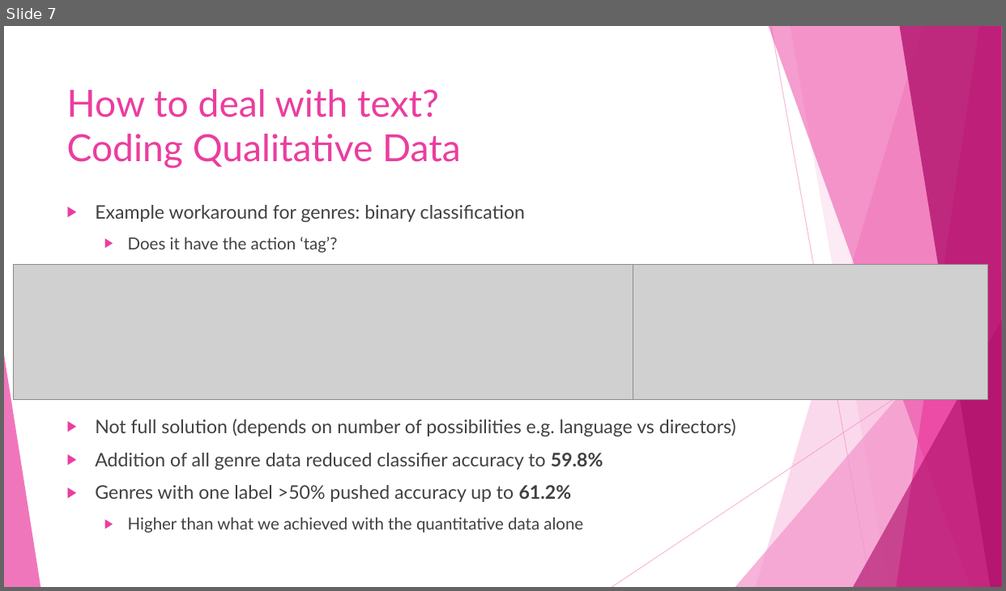
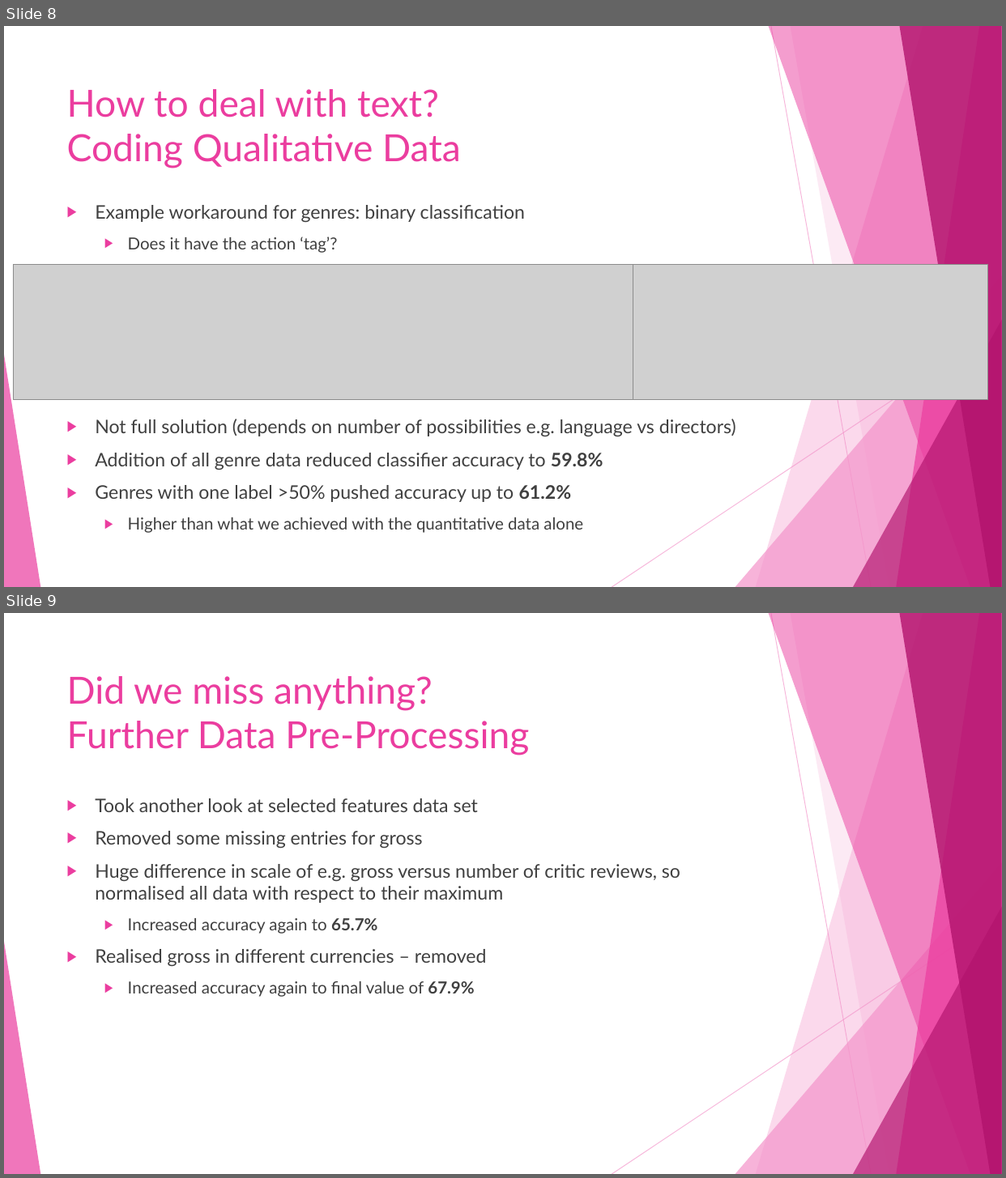
Before and after one commit to katjad/iris-robot-imdb, a slide deck: IMDb Data Exploration & Machine Learning.pptx. Shown one above the other, each under a label of ours: slide 7 before the commit, slides 8 and 9 after it. The pictures are 1006x591 and 1006x1178 pixels, drawn with LibreOffice and Linux fonts; fonts in the diff are those of the drawing; grey boxes stand for pictures. Boxes give left, top, right and bottom in pixels: in the first picture for what was removed or moved away, otherwise in the second. Text is boxed around its words. In the diff, an @@ line names an element or a change of style, - is before the commit and + after.

```diff
--- a/IMDb Data Exploration & Machine Learning.pptx
+++ b/IMDb Data Exploration & Machine Learning.pptx
@@ slide 9 added at [4, 613, 1002, 1174], background #FFFFFF; not listed: 10 template elements that a slide beside it also shows @@
@@ title added at [67, 676, 529, 756], 36 pt, text #EB3D9F @@
+Did we miss anything?
+Further Data Pre-Processing
@@ text added at [95, 798, 680, 997], 18 pt, text #404040 @@
+▶ Took another look at selected features data set
+▶ Removed some missing entries for gross
+▶ Huge difference in scale of e.g. gross versus number of critic reviews, so normalised all data with respect to their maximum
+  ▶ Increased accuracy again to 65.7%
+▶ Realised gross in different currencies – removed
+  ▶ Increased accuracy again to final value of 67.9%
@@ what was slide 7 is now slide 8 @@
```
Also in this commit, not shown: 5 slides changed, 4 other slides added.
